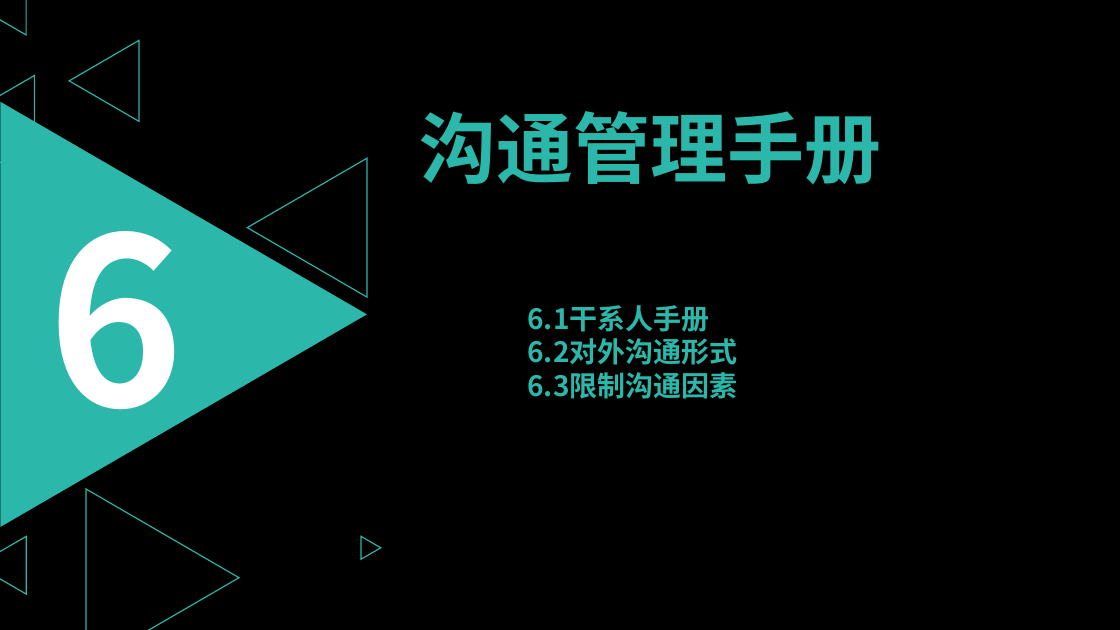
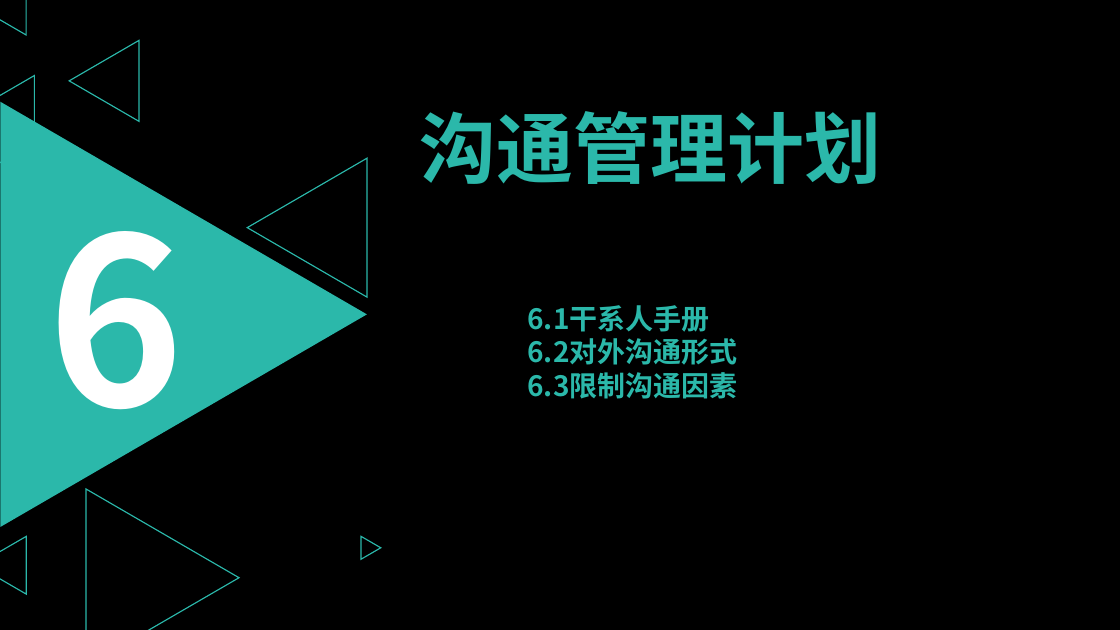
Before and after one commit to PRD2018-G03/PRD2018-G03-SoftwareEngineeringProject, a slide deck: slide 75 of 受控文档/08_其他任务/需求项目工程计划评审PPT/需求项目工程计划评审PPT.pptx (slide 58 before the commit). Drawn at 1120x630 pixels with LibreOffice and Linux fonts; fonts in the diff are those of the drawing. Boxes give left, top, right and bottom in pixels: in the first picture for what was removed or moved away, otherwise in the second. Text is boxed around its words. In the diff, an @@ line names an element or a change of style, - is before the commit and + after.

```diff
--- a/受控文档/08_其他任务/需求项目工程计划评审PPT/需求项目工程计划评审PPT.pptx
+++ b/受控文档/08_其他任务/需求项目工程计划评审PPT/需求项目工程计划评审PPT.pptx
@@ text at (x1=420, y1=111, x2=882, y2=184): text changed @@
-沟通管理手册
+沟通管理计划
```
Also in this commit, not shown: 21 other slides changed, 32 slides added, 11 slides removed.
